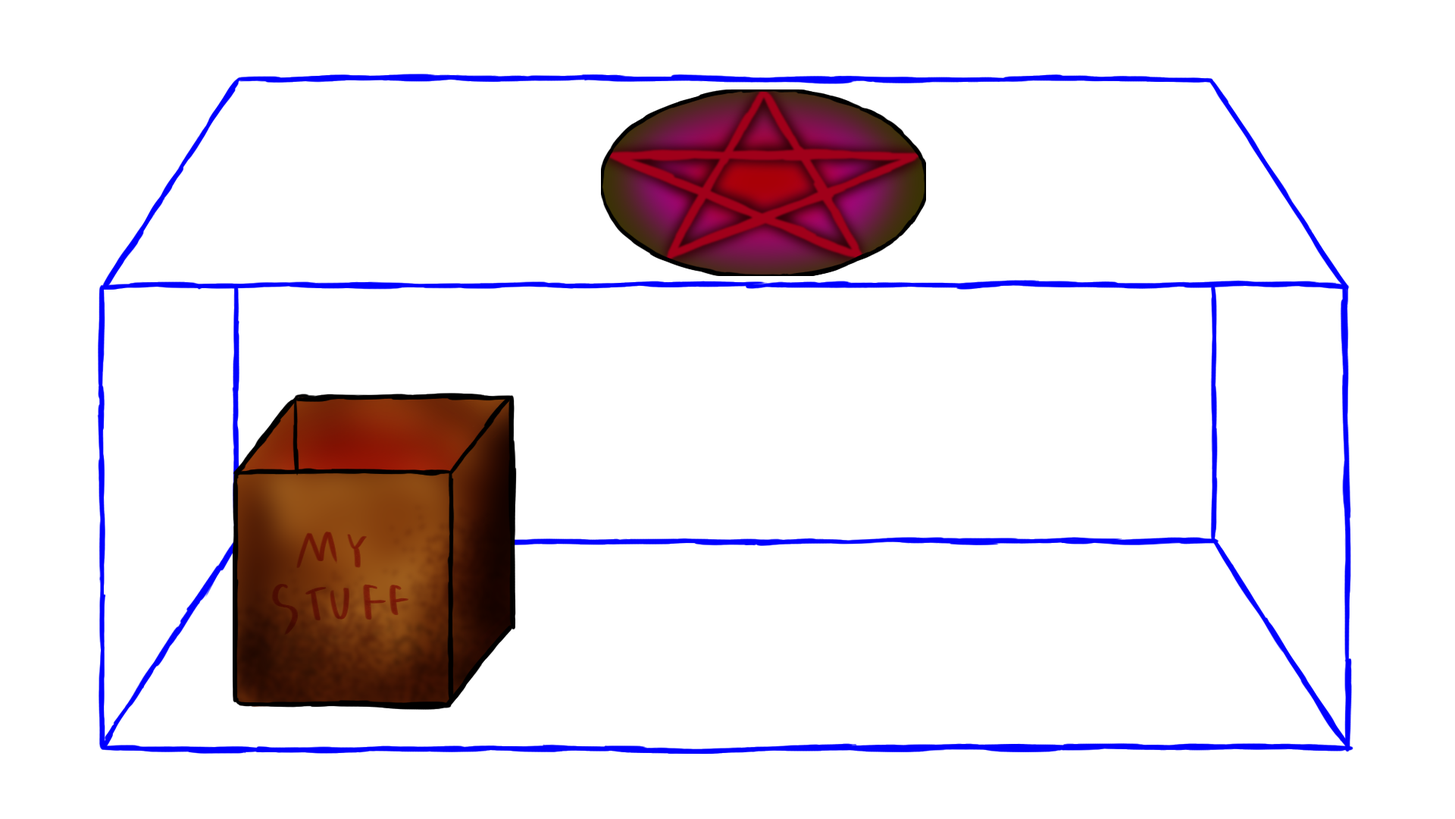
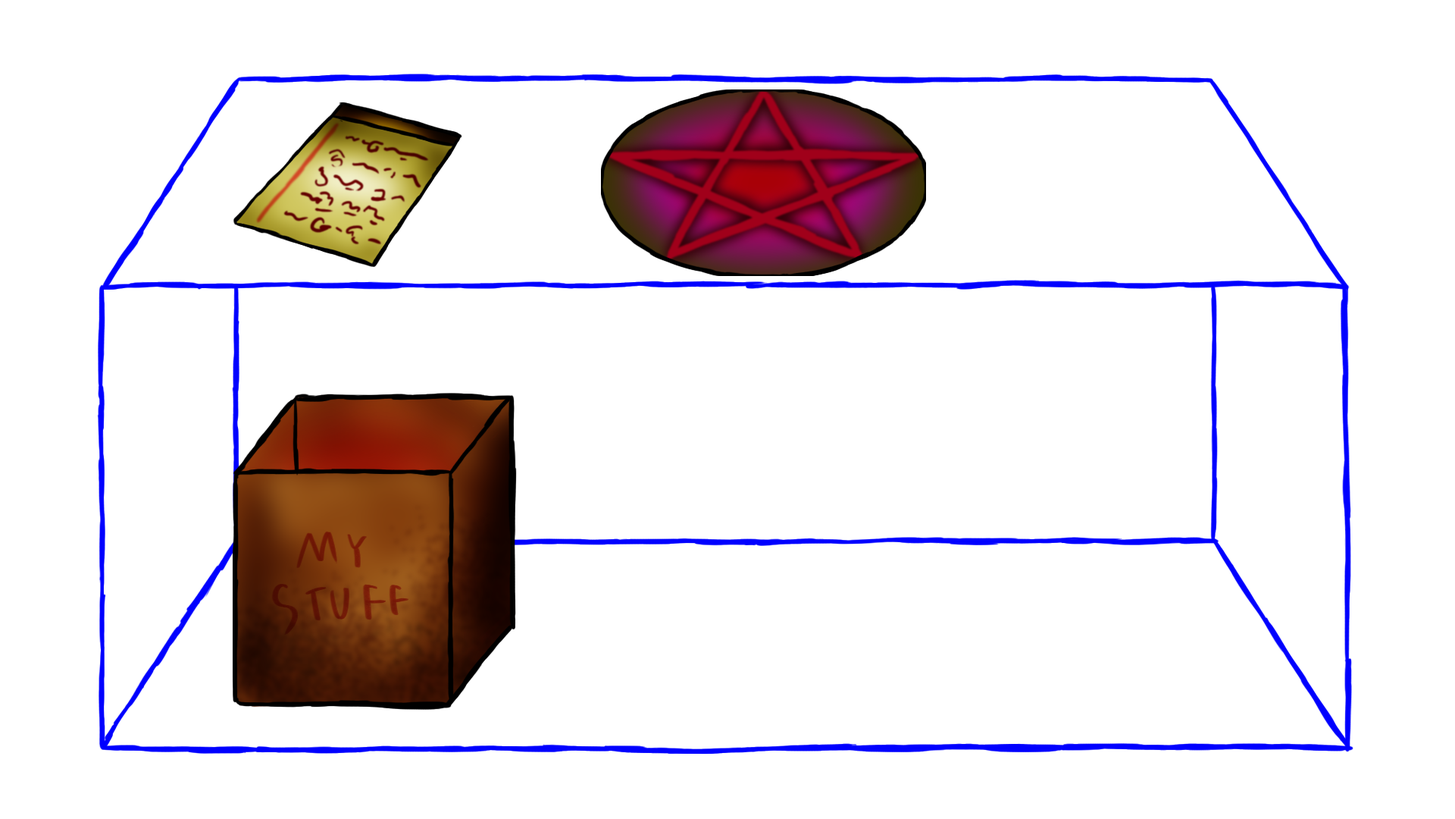
Layer changes from the first 1455x819 image to the second:
added layer "Layer 6" above "Layer 5" over (x1=232, y1=102, x2=463, y2=268)
